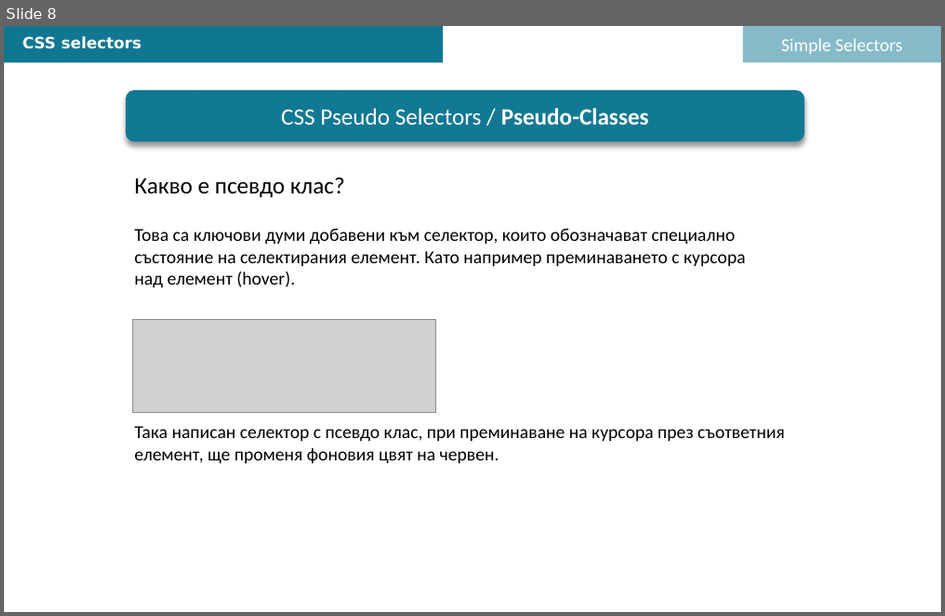
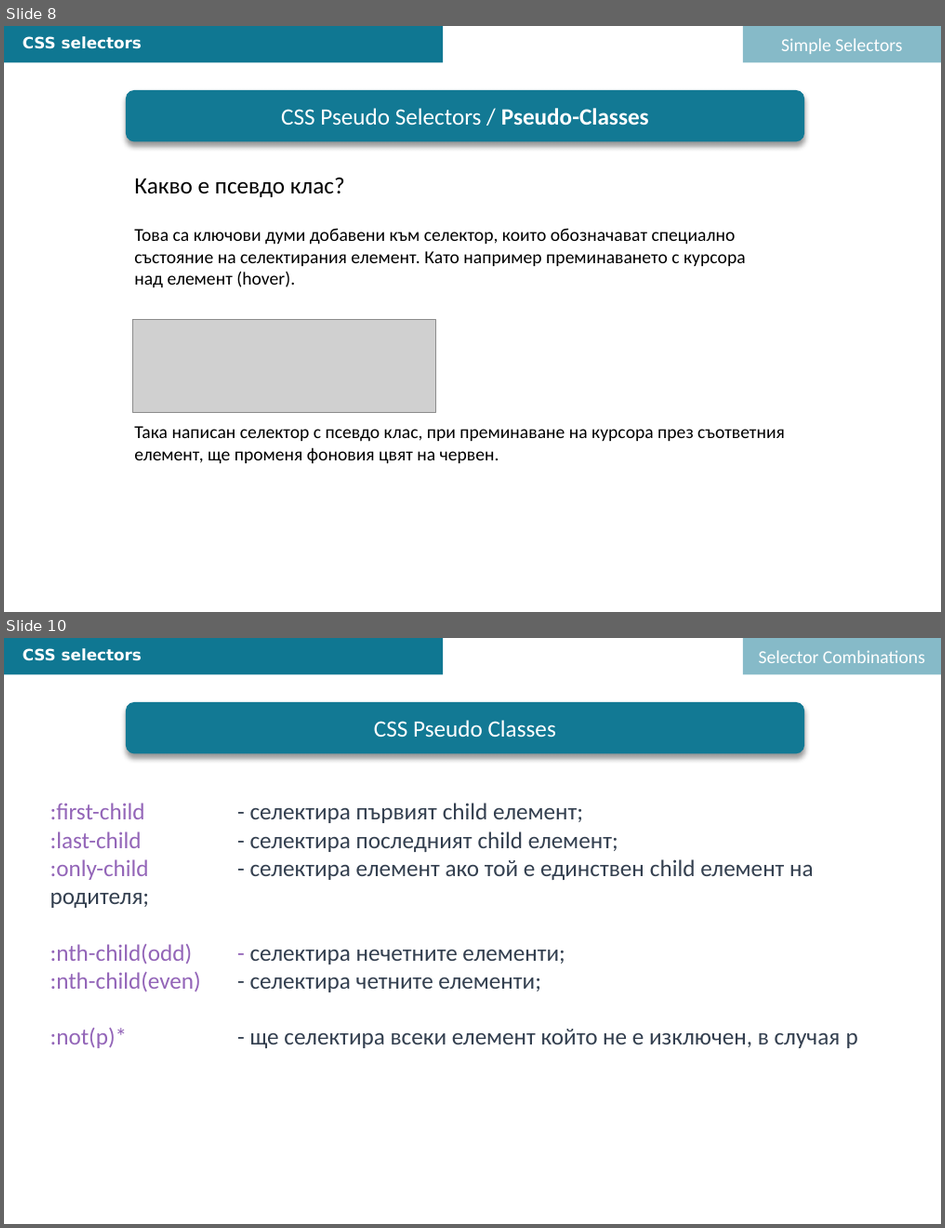
Before and after one commit to DNinev/swiftFE_v1, a slide deck: Lections/L7/FE-L7-17-05-pseudo-sel.pptx. Shown one above the other, each under a label of ours: slide 8 before the commit, slides 8 and 10 after it; the slides between them are not shown. The pictures are 945x616 and 945x1228 pixels, drawn with LibreOffice and Linux fonts; fonts in the diff are those of the drawing; grey boxes stand for pictures; background and template pictures are left out. Boxes give left, top, right and bottom in pixels: in the first picture for what was removed or moved away, otherwise in the second. Text is boxed around its words. In the diff, an @@ line names an element or a change of style, - is before the commit and + after.

```diff
--- a/Lections/L7/FE-L7-17-05-pseudo-sel.pptx
+++ b/Lections/L7/FE-L7-17-05-pseudo-sel.pptx
@@ slide 10 added at bbox=[4, 638, 941, 1224], background picture (left out) @@
@@ rectangle added at bbox=[4, 638, 444, 674], fill #0F7792 @@
@@ text added at bbox=[23, 648, 142, 661], 12 pt, text #FFFFFF, bold @@
+CSS selectors
@@ rectangle added at bbox=[743, 638, 941, 674], fill #0F7792 at 50% opacity, 14 pt, text #FFFFFF @@
+Selector Combinations
@@ rounded rectangle added at bbox=[126, 702, 805, 753], fill #127994, 18 pt, text #FFFFFF @@
+CSS Pseudo Classes
@@ text added at bbox=[50, 803, 859, 1048], 18 pt, text #333F50 @@
+:first-child - селектира първият child елемент;
+:last-child - селектира последният child елемент;
+:only-child - селектира елемент ако той е единствен child елемент на родителя;
+:nth-child(odd) - селектира нечетните елементи;
+:nth-child(even) - селектира четните елементи;
+:not(p)* - ще селектира всеки елемент който не е изключен, в случая p
```
Also in this commit, not shown: 2 slides changed, 3 other slides added, 6 other files.
